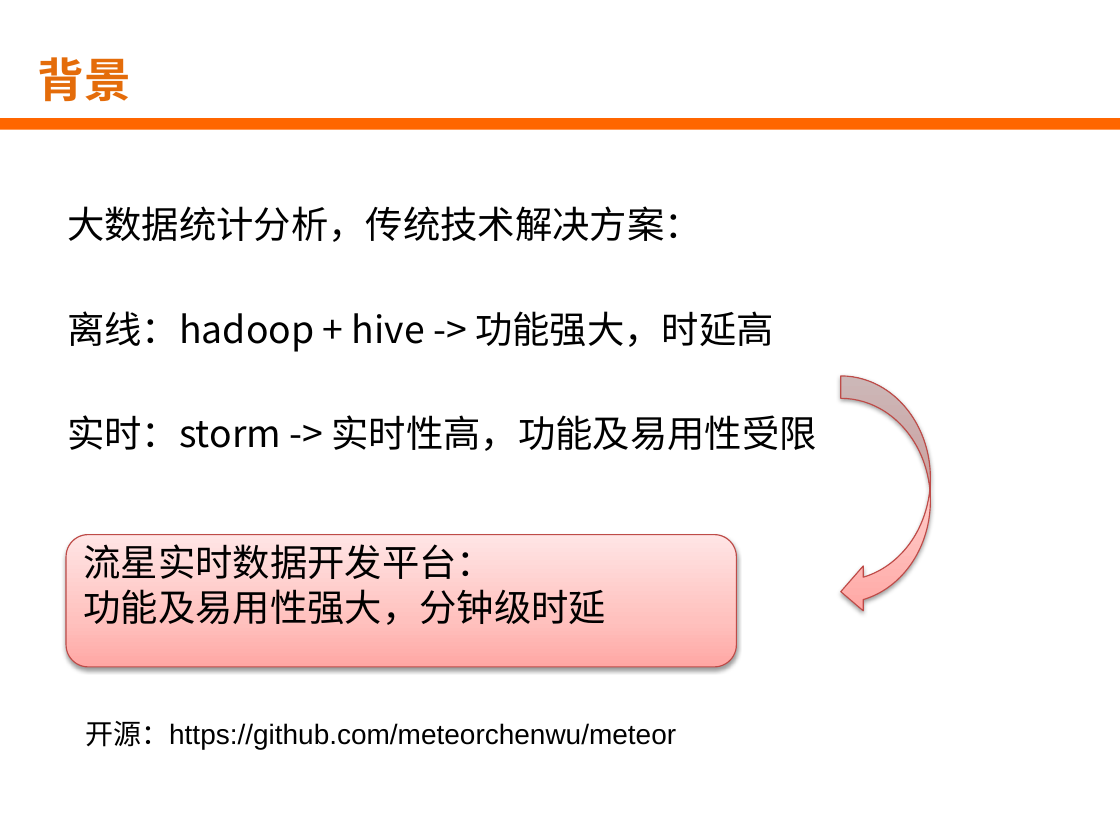
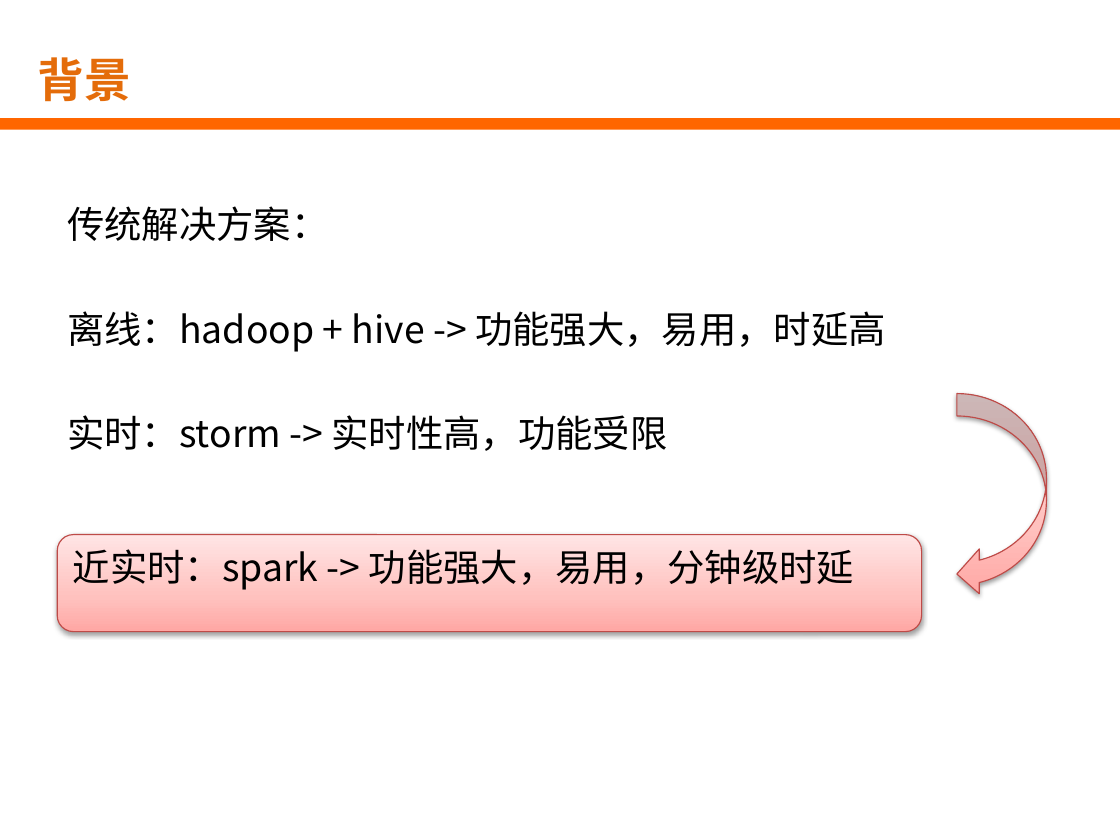
Before and after one commit to HNJame/meteor, a slide deck: slide 3 of doc/ppt/流星实时开发平台介绍.pptx (slide 2 before the commit). Drawn at 1120x840 pixels with LibreOffice and Linux fonts; fonts in the diff are those of the drawing; background and template pictures are left out. Boxes give left, top, right and bottom in pixels: in the first picture for what was removed or moved away, otherwise in the second. Text is boxed around its words. In the diff, an @@ line names an element or a change of style, - is before the commit and + after.

```diff
--- a/doc/ppt/流星实时开发平台介绍.pptx
+++ b/doc/ppt/流星实时开发平台介绍.pptx
@@ text at <box>67,206,886,451</box>: text changed @@
-大数据统计分析，传统技术解决方案：
-离线：hadoop + hive -> 功能强大，时延高
-实时：storm -> 实时性高，功能及易用性受限
+传统解决方案：
+离线：hadoop + hive -> 功能强大，易用，时延高
+实时：storm -> 实时性高，功能受限
@@ curved left arrow: place and size @@
-curved left arrow at <box>841,376,931,615</box>
+curved left arrow at <box>956,393,1046,596</box>
@@ rounded rectangle "近实时：spark -> 功能强大，易用，分钟级时延": place and size @@
-rounded rectangle "近实时：spark -> 功能强大，易用，分钟级时延" at <box>66,534,736,666</box>
+rounded rectangle "近实时：spark -> 功能强大，易用，分钟级时延" at <box>57,534,922,632</box>
@@ text in rounded rectangle at <box>73,549,854,590</box>: text changed @@
-流星实时数据开发平台：
-功能及易用性强大，分钟级时延
+近实时：spark -> 功能强大，易用，分钟级时延
@@ text removed at <box>85,721,676,750</box> @@
-开源：https://github.com/meteorchenwu/meteor
```
Also in this commit, not shown: 3 other slides changed.
